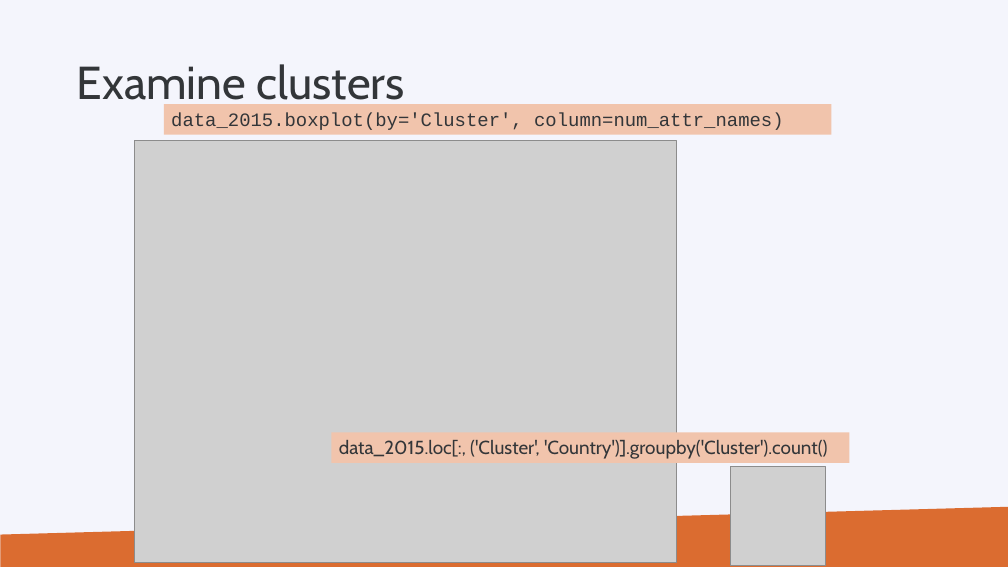
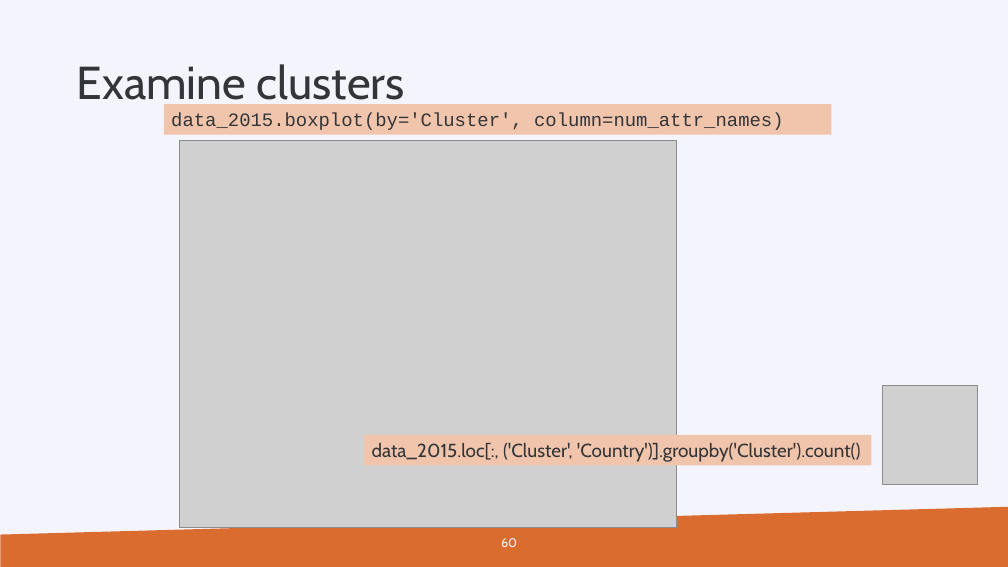
Before and after one commit to gjbex/Machine-learning-with-Python, a slide deck: slide 60 of python_for_machine_learning.pptx. Drawn at 1008x567 pixels with LibreOffice and Linux fonts; fonts in the diff are those of the drawing; grey boxes stand for pictures; background and template pictures are left out. Boxes give left, top, right and bottom in pixels: in the first picture for what was removed or moved away, otherwise in the second. Text is boxed around its words. In the diff, an @@ line names an element or a change of style, - is before the commit and + after.

```diff
--- a/python_for_machine_learning.pptx
+++ b/python_for_machine_learning.pptx
@@ picture: place and size @@
-picture at bbox=[135, 141, 676, 563]
+picture at bbox=[179, 141, 676, 528]
@@ picture: place and size @@
-picture at bbox=[731, 467, 826, 566]
+picture at bbox=[882, 386, 977, 485]
@@ rectangle "data_2015.loc[:, ('Cluster', 'Country')].groupby('Cluster'). ...": place and size @@
-rectangle "data_2015.loc[:, ('Cluster', 'Country')].groupby('Cluster'). ..." at bbox=[331, 433, 849, 463]
+rectangle "data_2015.loc[:, ('Cluster', 'Country')].groupby('Cluster'). ..." at bbox=[364, 435, 872, 465]
@@ page number added at bbox=[501, 538, 517, 547], 12 pt, text #F4F5FC @@
+60
```
Also in this commit, not shown: 15 other slides changed.
